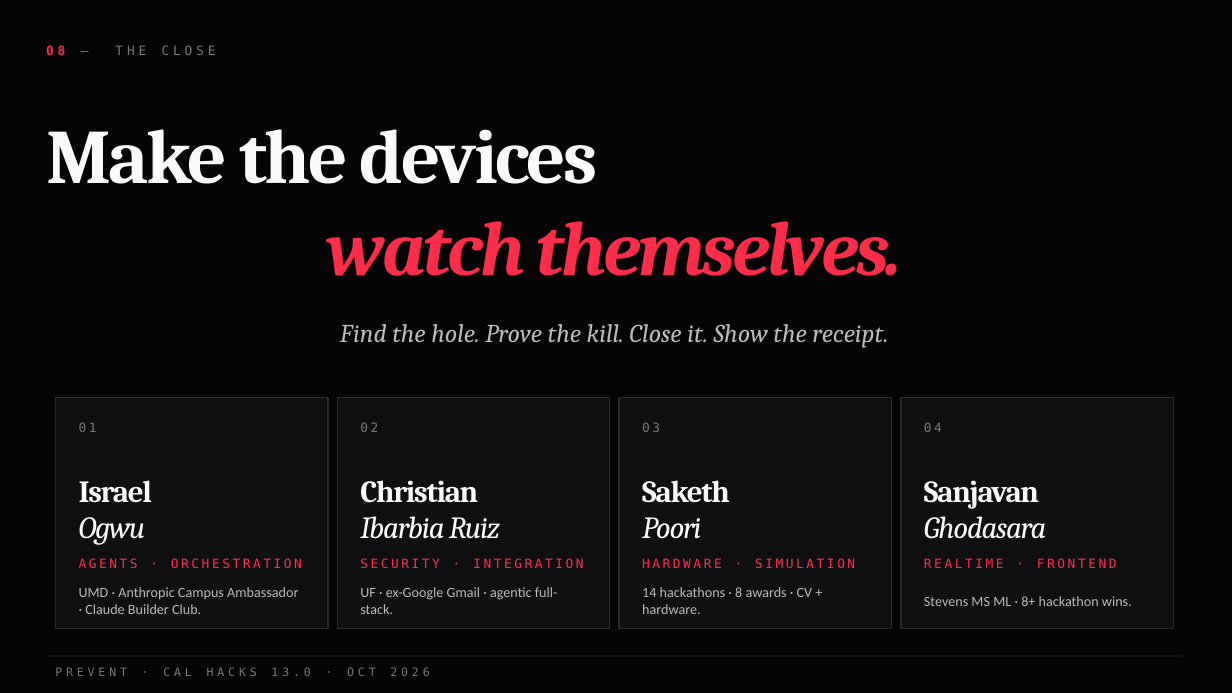
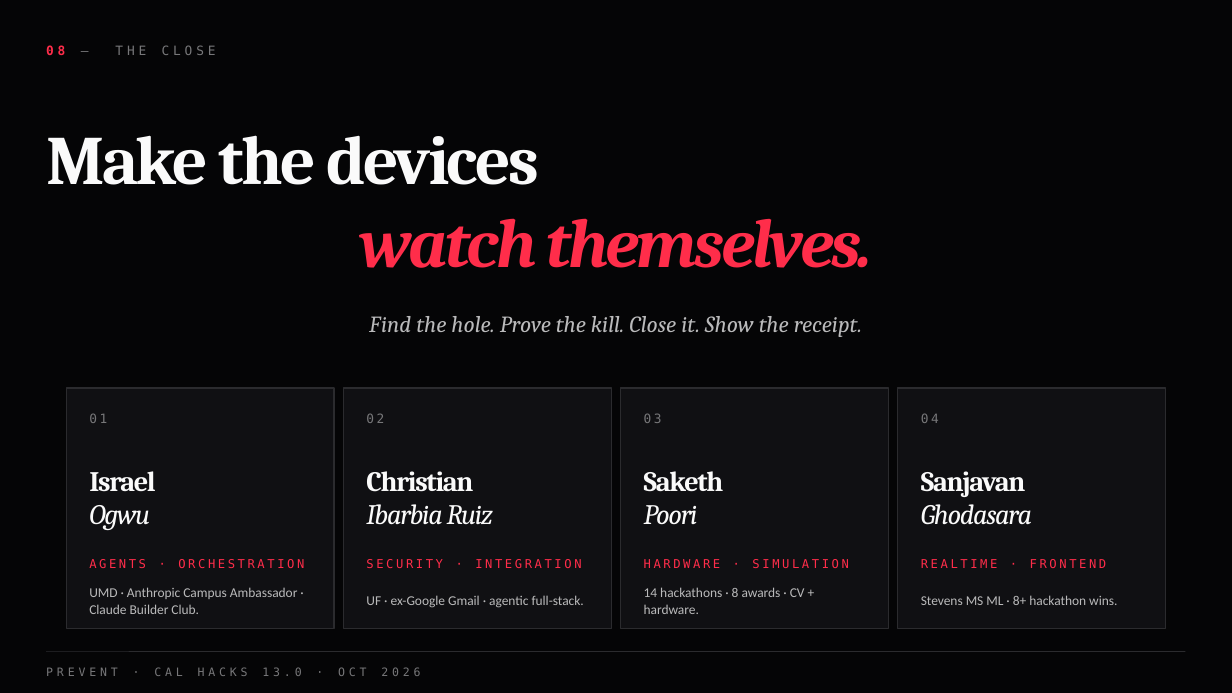
Before and after one commit to Sanjavan7/PreVent, a slide deck: slide 9 of deck/PreVent-pitch.pptx. Drawn at 1232x693 pixels with LibreOffice and Linux fonts; fonts in the diff are those of the drawing. Boxes give left, top, right and bottom in pixels: in the first picture for what was removed or moved away, otherwise in the second. Text is boxed around its words. In the diff, an @@ line names an element or a change of style, - is before the commit and + after.

```diff
--- a/deck/PreVent-pitch.pptx
+++ b/deck/PreVent-pitch.pptx
@@ text "Make the devices watch themselves." at box(46, 135, 872, 268): size 60 to 54 pt @@
@@ text "Find the hole. Prove the ...": place and size @@
-text "Find the hole. Prove the ..." at box(340, 324, 888, 348)
+text "Find the hole. Prove the ..." at box(369, 316, 862, 337)
@@ text "Find the hole. Prove the ..." at box(369, 316, 862, 337): size 20 to 18 pt @@
@@ rectangle: place and size @@
-rectangle at box(55, 397, 328, 628)
+rectangle at box(67, 388, 335, 628)
@@ rectangle: place and size @@
-rectangle at box(337, 397, 610, 628)
+rectangle at box(344, 388, 612, 628)
@@ rectangle: place and size @@
-rectangle at box(619, 397, 892, 628)
+rectangle at box(621, 388, 889, 628)
@@ rectangle: place and size @@
-rectangle at box(901, 397, 1174, 628)
+rectangle at box(898, 388, 1166, 628)
@@ text "01": place and size @@
-text "01" at box(79, 422, 97, 432)
+text "01" at box(89, 413, 107, 423)
@@ text "02": place and size @@
-text "02" at box(360, 422, 378, 432)
+text "02" at box(366, 413, 384, 423)
@@ text "03": place and size @@
-text "03" at box(642, 422, 660, 432)
+text "03" at box(644, 413, 662, 423)
@@ text "04": place and size @@
-text "04" at box(924, 422, 942, 432)
+text "04" at box(921, 413, 939, 423)
@@ size 24 to 22 pt in 4 elements at box(644, 471, 724, 525), box(366, 471, 494, 525), box(921, 471, 1032, 525), box(89, 471, 156, 530) @@
@@ text "Israel Ogwu": place and size @@
-text "Israel Ogwu" at box(79, 480, 152, 545)
+text "Israel Ogwu" at box(89, 471, 156, 530)
@@ text "Christian Ibarbia Ruiz": place and size @@
-text "Christian Ibarbia Ruiz" at box(360, 480, 500, 539)
+text "Christian Ibarbia Ruiz" at box(366, 471, 494, 525)
@@ text "Saketh Poori": place and size @@
-text "Saketh Poori" at box(642, 480, 730, 539)
+text "Saketh Poori" at box(644, 471, 724, 525)
@@ text "Sanjavan Ghodasara": place and size @@
-text "Sanjavan Ghodasara" at box(924, 480, 1047, 539)
+text "Sanjavan Ghodasara" at box(921, 471, 1032, 525)
@@ size 10 to 9.5 pt in 4 elements at box(644, 559, 848, 568), box(366, 559, 581, 568), box(921, 559, 1107, 568), box(89, 559, 304, 568) @@
@@ text "AGENTS · ORCHESTRATION": place and size @@
-text "AGENTS · ORCHESTRATION" at box(79, 558, 302, 568)
+text "AGENTS · ORCHESTRATION" at box(89, 559, 304, 568)
@@ size 11 to 10.5 pt in 4 elements at box(644, 587, 805, 614), box(366, 595, 584, 608), box(921, 595, 1117, 605), box(89, 587, 298, 614) @@
@@ text "UMD · Anthropic Campus Ambassador ...": place and size @@
-text "UMD · Anthropic Campus Ambassador ..." at box(79, 587, 298, 614)
+text "UMD · Anthropic Campus Ambassador ..." at box(89, 587, 298, 614)
@@ text "UF · ex-Google Gmail · ...": place and size @@
-text "UF · ex-Google Gmail · ..." at box(360, 587, 558, 614)
+text "UF · ex-Google Gmail · ..." at box(366, 595, 584, 608)
@@ text "PREVENT · CAL HACKS 13.0 ...": place and size @@
-text "PREVENT · CAL HACKS 13.0 ..." at box(55, 667, 429, 676)
+text "PREVENT · CAL HACKS 13.0 ..." at box(46, 667, 420, 676)
@@ line moved from (46, 656) - (1183, 656) to (46, 652) - (1186, 652) @@
```
Also in this commit, not shown: 8 other slides changed.
